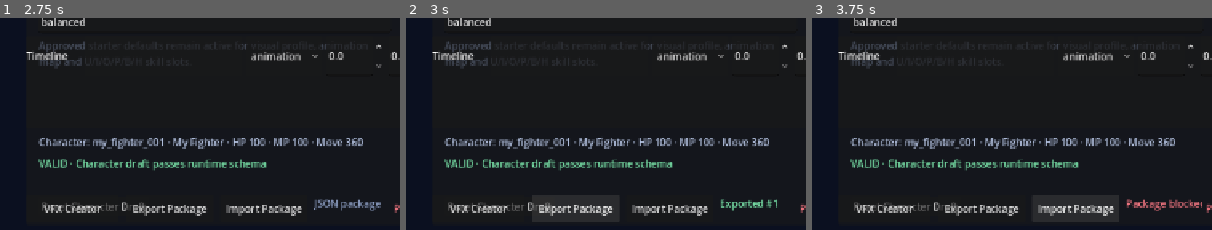
Above: before the commit, frames 1-3 (left to right).
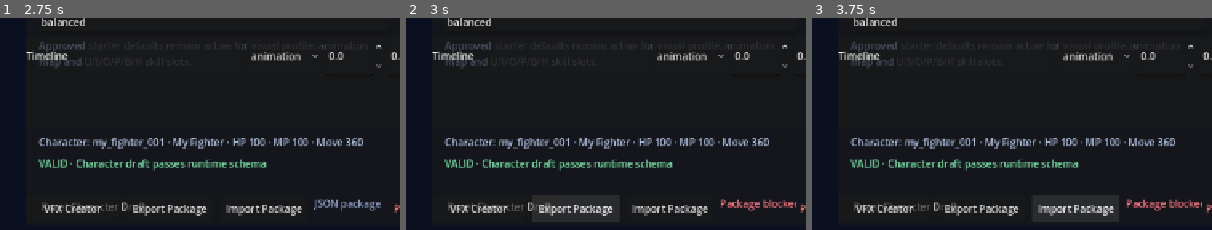
Above: after the commit, the same moments.

Repository: ws951125/custom-fighter
Game: Godot game, scene res://game/creator/creator_studio.tscn
Two runs of this game, one before a commit and one after it. Both use one fixed random seed, a clock stepped at 60 frames per second and the inputs below. This scene is started directly instead of the project's main scene.
Inputs:
- Up to frame 1 (2.75 s): click "Reset Character Draft" at 0.5 s; click "VFX Creator" at 1.25 s; click "Preview in Training" at 2 s
- Up to frame 2 (3 s): click "Export Package" at 2.75 s
- Up to frame 3 (3.75 s): click "Import Package" at 3.5 s
The pictures show only the part of the screen within x 0-50%, y 50-100%; the shares and areas given below are measured in that part.

Frame 1 is identical in both runs. In frame 2, 0.6% of the frame differs, in the area x 78-98%, y 85-92%; in frame 3, nothing differs.

Commit message:
V2-2: add trap Creator defaults

Diff:
--- a/game/creator/skill_editor/skill_draft.gd
+++ b/game/creator/skill_editor/skill_draft.gd
@@ -25,6 +25,7 @@
 var buff_duration := 5.0
 var move_speed_multiplier := 1.15
 var basic_attack_damage_multiplier := 1.20
+var trap_duration := 6.0
 var visual := "prototype_fireball"
 var impact_visual := "prototype_impact"
 var timeline_schema_version := SkillDefinition.TIMELINE_SCHEMA_VERSION
@@ -53,6 +54,7 @@
 	buff_duration = 5.0
 	move_speed_multiplier = 1.15
 	basic_attack_damage_multiplier = 1.20
+	trap_duration = 6.0
 	visual = "prototype_fireball"
 	impact_visual = "prototype_impact"
 	timeline_schema_version = SkillDefinition.TIMELINE_SCHEMA_VERSION
@@ -116,6 +118,13 @@
 			active = 0.32
 			hitbox_half_width = 24.0
 			hitbox_half_depth = 0.10
+		"trap":
+			speed = 0.0
+			range = 180.0
+			active = 0.12
+			hitbox_half_width = 62.0
+			hitbox_half_depth = 0.14
+			trap_duration = 6.0
 
 func load_from_dictionary(data: Dictionary) -> PackedStringArray:
 	var definition := SkillDefinition.new()
@@ -146,6 +155,7 @@
 	buff_duration = definition.buff_duration
 	move_speed_multiplier = definition.move_speed_multiplier
 	basic_attack_damage_multiplier = definition.basic_attack_damage_multiplier
+	trap_duration = definition.trap_duration
 	visual = definition.visual
 	impact_visual = definition.impact_visual
 	timeline_schema_version = definition.timeline_schema_version
@@ -177,6 +187,7 @@
 		"buff_duration": buff_duration,
 		"move_speed_multiplier": move_speed_multiplier,
 		"basic_attack_damage_multiplier": basic_attack_damage_multiplier,
+		"trap_duration": trap_duration,
 		"visual": visual,
 		"impact_visual": impact_visual
 	}
